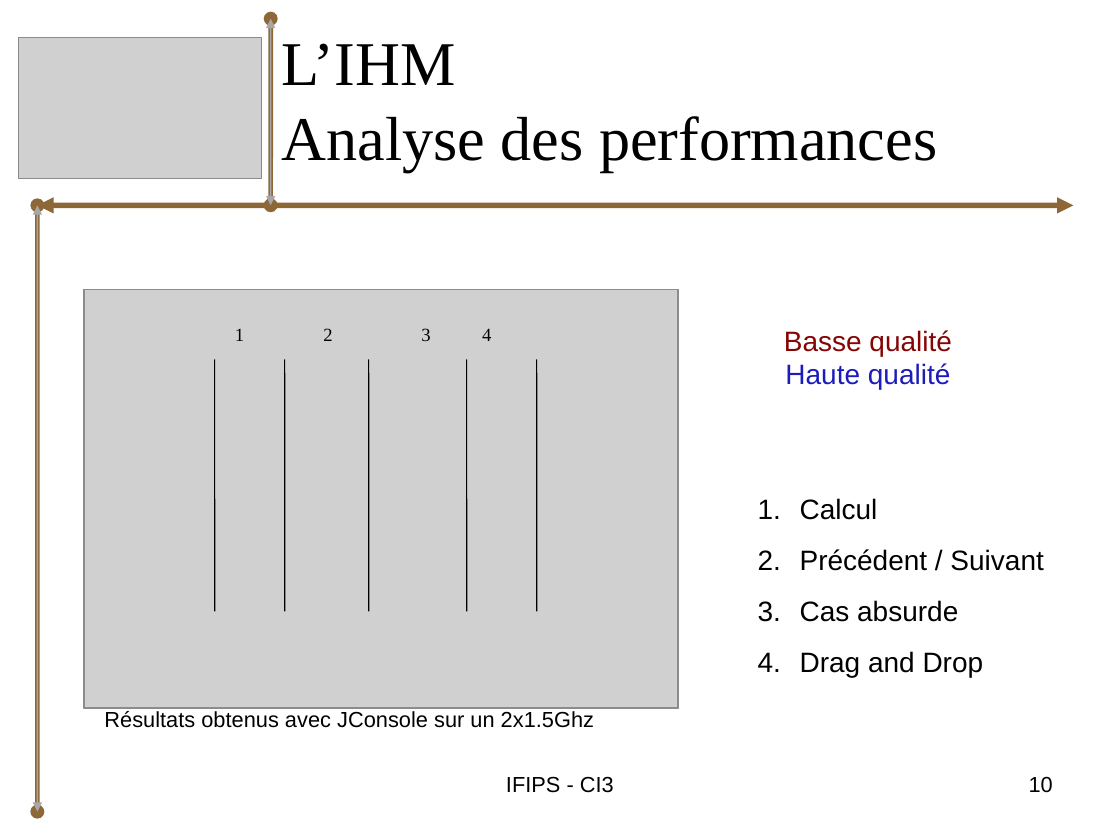
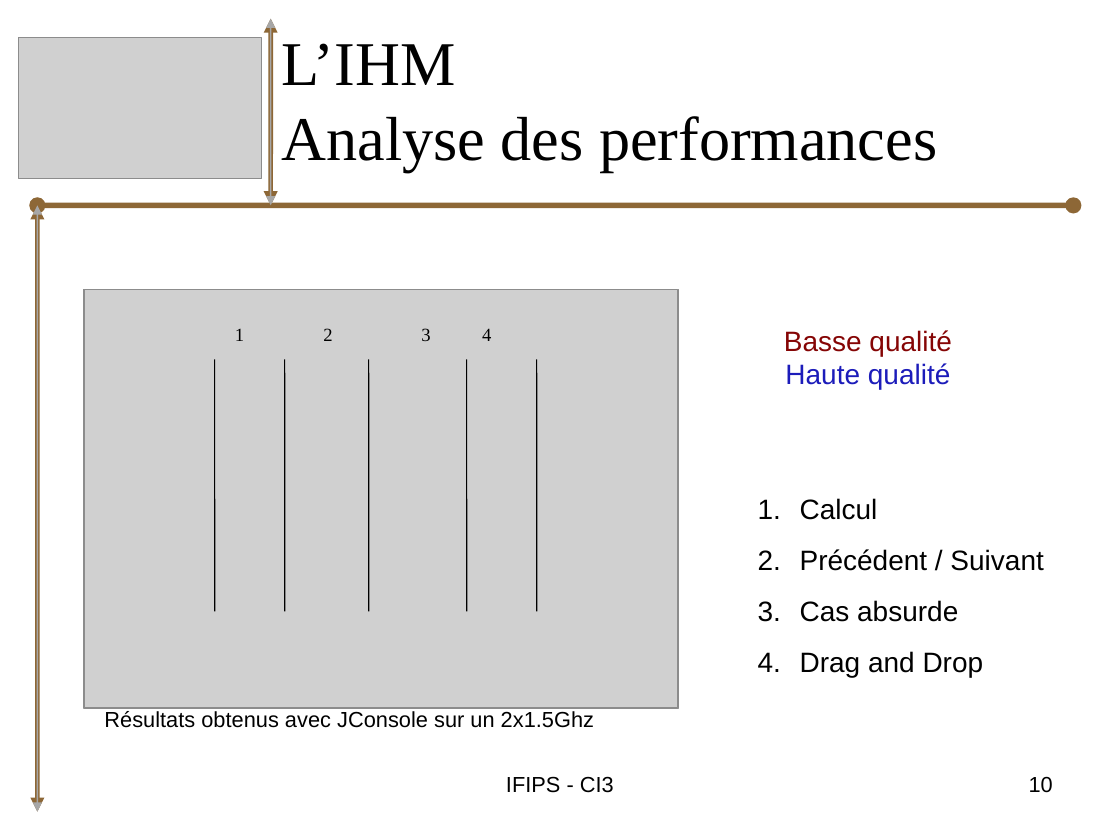
Before and after one commit to bryan-brancotte/projetgl-2008, a slide deck: slide 10 of doc/Soutenance/iGo_Soutenance_Bryan.ppt. Drawn at 1120x840 pixels with LibreOffice and Linux fonts; fonts in the diff are those of the drawing; grey boxes stand for pictures. Boxes give left, top, right and bottom in pixels: in the first picture for what was removed or moved away, otherwise in the second. Text is boxed around its words. In the diff, an @@ line names an element or a change of style, - is before the commit and + after.

```diff
--- a/doc/Soutenance/iGo_Soutenance_Bryan.ppt
+++ b/doc/Soutenance/iGo_Soutenance_Bryan.ppt
@@ double arrow (271, 205) - (271, 19): arrowheads changed @@
@@ double arrow (37, 205) - (1073, 205): arrowheads changed @@
@@ double arrow (37, 812) - (37, 205): arrowheads changed @@
```
Also in this commit, not shown: 2 other slides changed, 1 other file.
